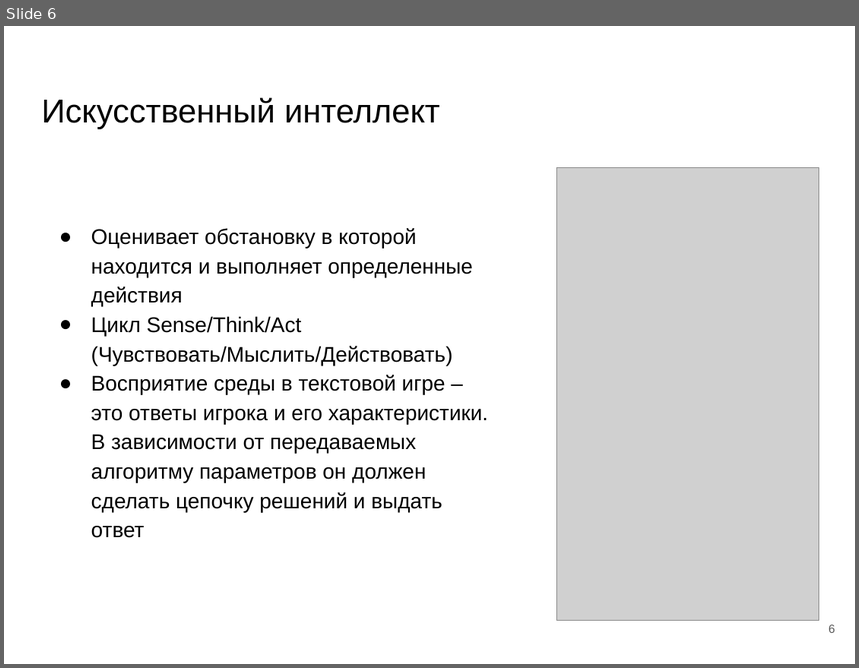
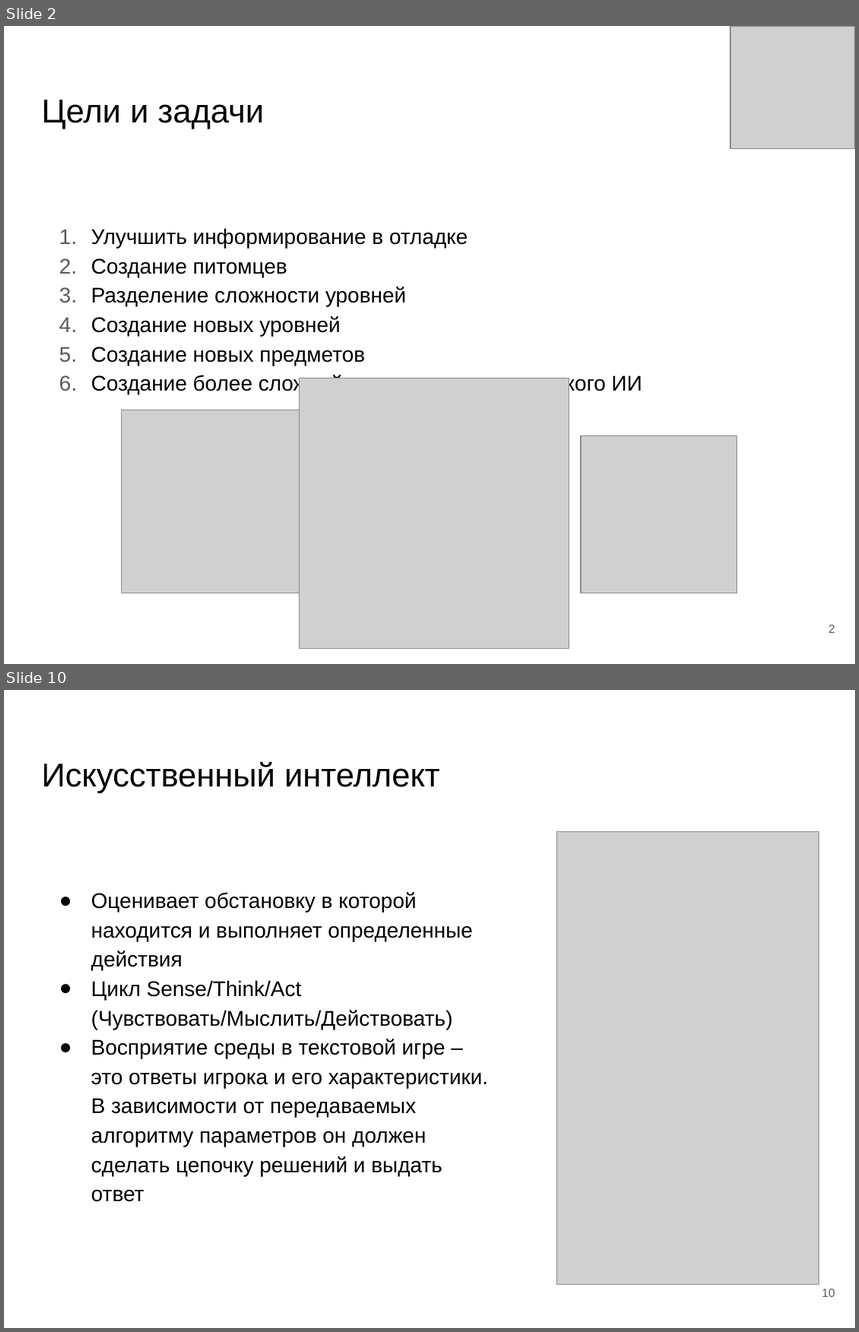
Before and after one commit to kolobok001/Uirs, a slide deck: otchet/Видякин Голушков.pptx. Shown one above the other, each under a label of ours: slide 6 before the commit, slides 2 and 10 after it; the slides between them are not shown. The pictures are 859x668 and 859x1332 pixels, drawn with LibreOffice and Linux fonts; fonts in the diff are those of the drawing; grey boxes stand for pictures. Boxes give left, top, right and bottom in pixels: in the first picture for what was removed or moved away, otherwise in the second. Text is boxed around its words. In the diff, an @@ line names an element or a change of style, - is before the commit and + after.

```diff
--- a/otchet/Видякин Голушков.pptx
+++ b/otchet/Видякин Голушков.pptx
@@ slide 2 added at bbox=[4, 26, 855, 664], background #FFFFFF @@
@@ picture added at bbox=[731, 26, 855, 148] @@
@@ title added at bbox=[41, 100, 264, 129], 28 pt, text #000000 @@
+Цели и задачи
@@ text added at bbox=[91, 228, 642, 395], 18 pt, text #000000 @@
+1. Улучшить информирование в отладке
+2. Создание питомцев
+3. Разделение сложности уровней
+4. Создание новых уровней
+5. Создание новых предметов
+6. Создание более сложной модели алгоритмического ИИ
@@ picture added at bbox=[300, 379, 569, 649] @@
@@ picture added at bbox=[122, 410, 300, 593] @@
@@ picture added at bbox=[581, 436, 737, 593] @@
@@ page number added at bbox=[829, 625, 835, 633], 10 pt, text #595959 @@
+2
@@ what was slide 6 is now slide 10 @@
@@ page number at bbox=[822, 1289, 835, 1297]: text changed @@
-6
+10
```
Also in this commit, not shown: 3 slides changed, 7 other slides added, 7 slides removed, 1 other file.
